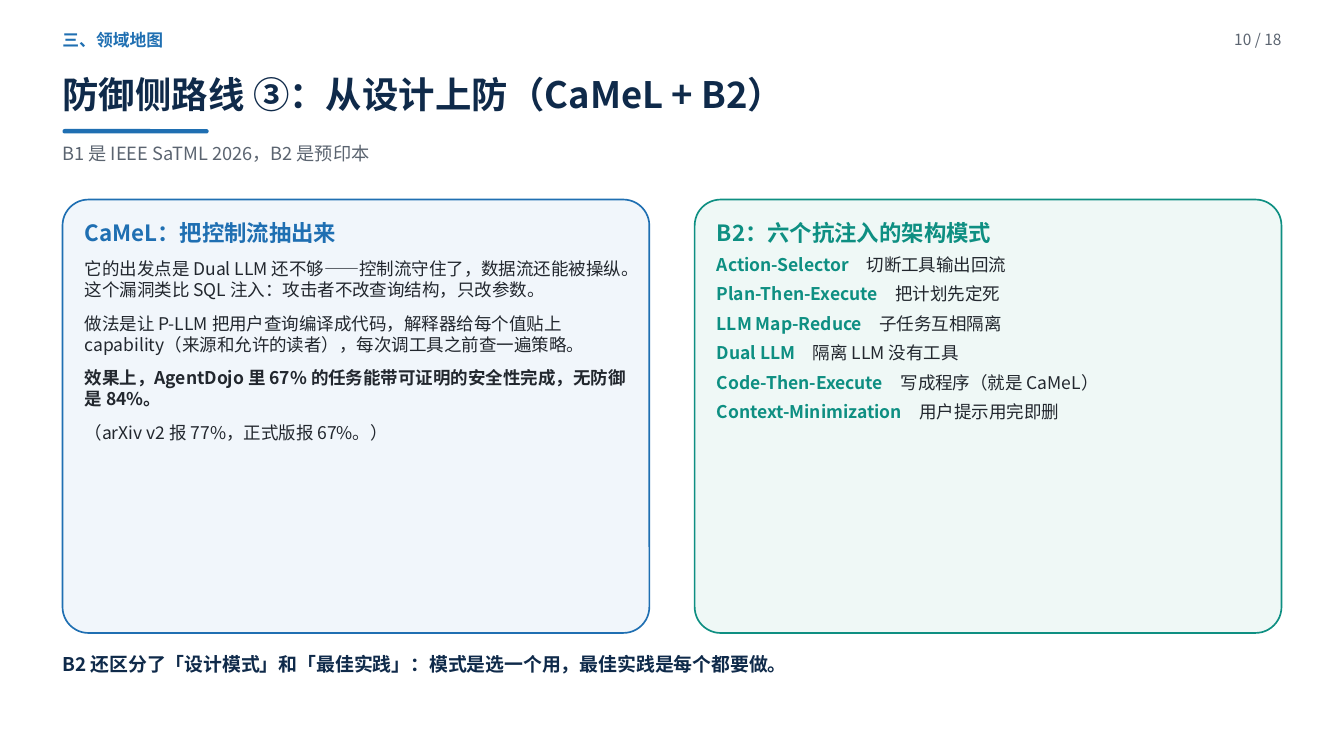
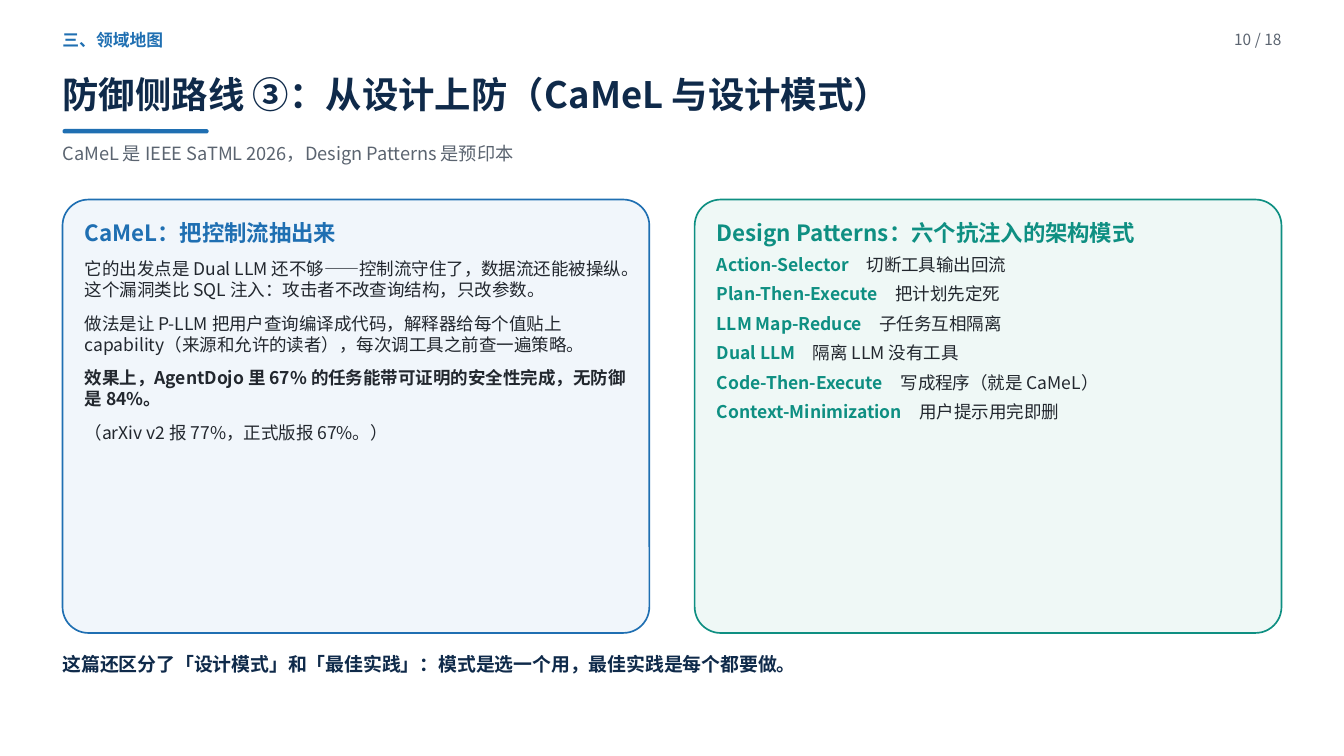
Before and after one commit to yiiiiiii1/multi-agent-remote-sensing, a slide deck: slide 10 of 阶段2-卫星多智能体防御/presentations/新方向调研汇报.pptx. Drawn at 1344x756 pixels with LibreOffice and Linux fonts; fonts in the diff are those of the drawing. Boxes give left, top, right and bottom in pixels: in the first picture for what was removed or moved away, otherwise in the second. Text is boxed around its words. In the diff, an @@ line names an element or a change of style, - is before the commit and + after.

```diff
--- a/阶段2-卫星多智能体防御/presentations/新方向调研汇报.pptx
+++ b/阶段2-卫星多智能体防御/presentations/新方向调研汇报.pptx
@@ text at [62,77,890,112]: text changed @@
-防御侧路线 ③：从设计上防（CaMeL + B2）
+防御侧路线 ③：从设计上防（CaMeL 与设计模式）
@@ text at [62,145,514,165]: text changed @@
-B1 是 IEEE SaTML 2026，B2 是预印本
+CaMeL 是 IEEE SaTML 2026，Design Patterns 是预印本
@@ text at [717,222,1134,246]: text changed @@
-B2：六个抗注入的架构模式
+Design Patterns：六个抗注入的架构模式
@@ text at [62,655,795,674]: text changed @@
-B2 还区分了「设计模式」和「最佳实践」：模式是选一个用，最佳实践是每个都要做。
+这篇还区分了「设计模式」和「最佳实践」：模式是选一个用，最佳实践是每个都要做。
```
Also in this commit, not shown: 8 other slides changed, 1 other file.
